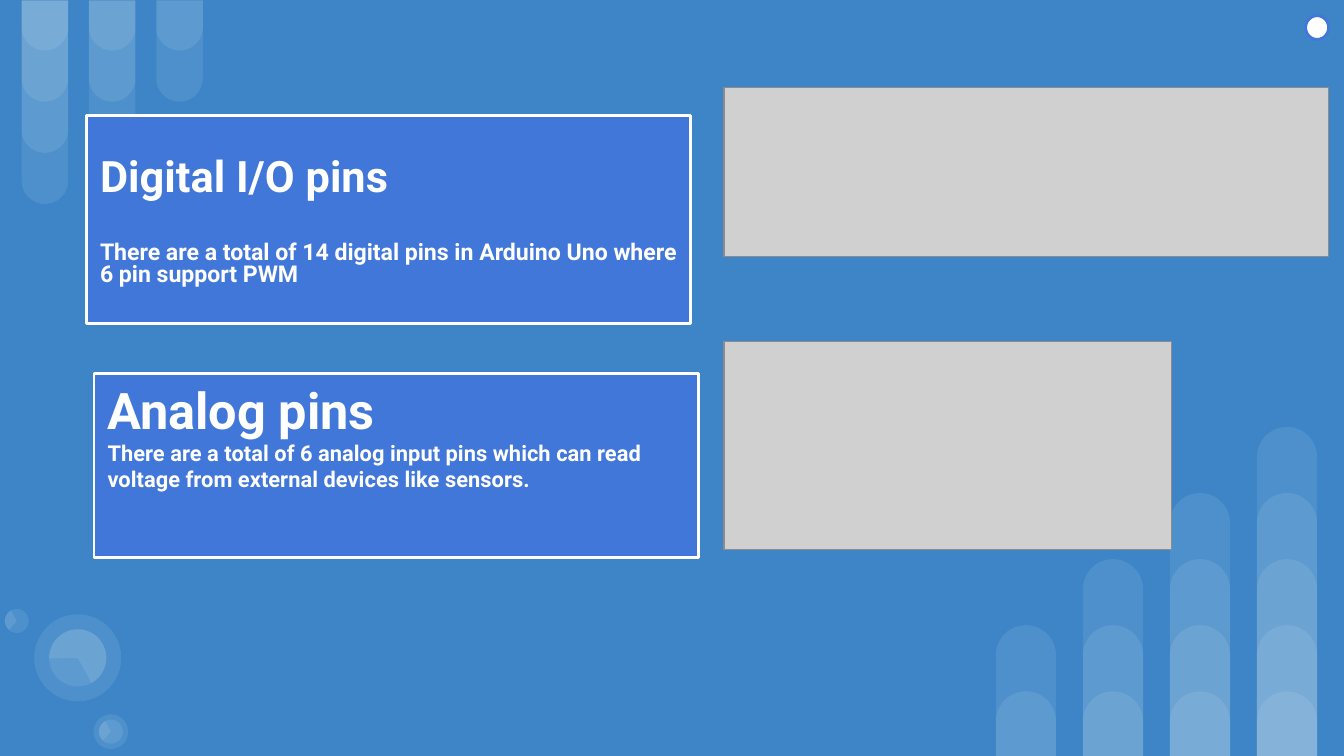
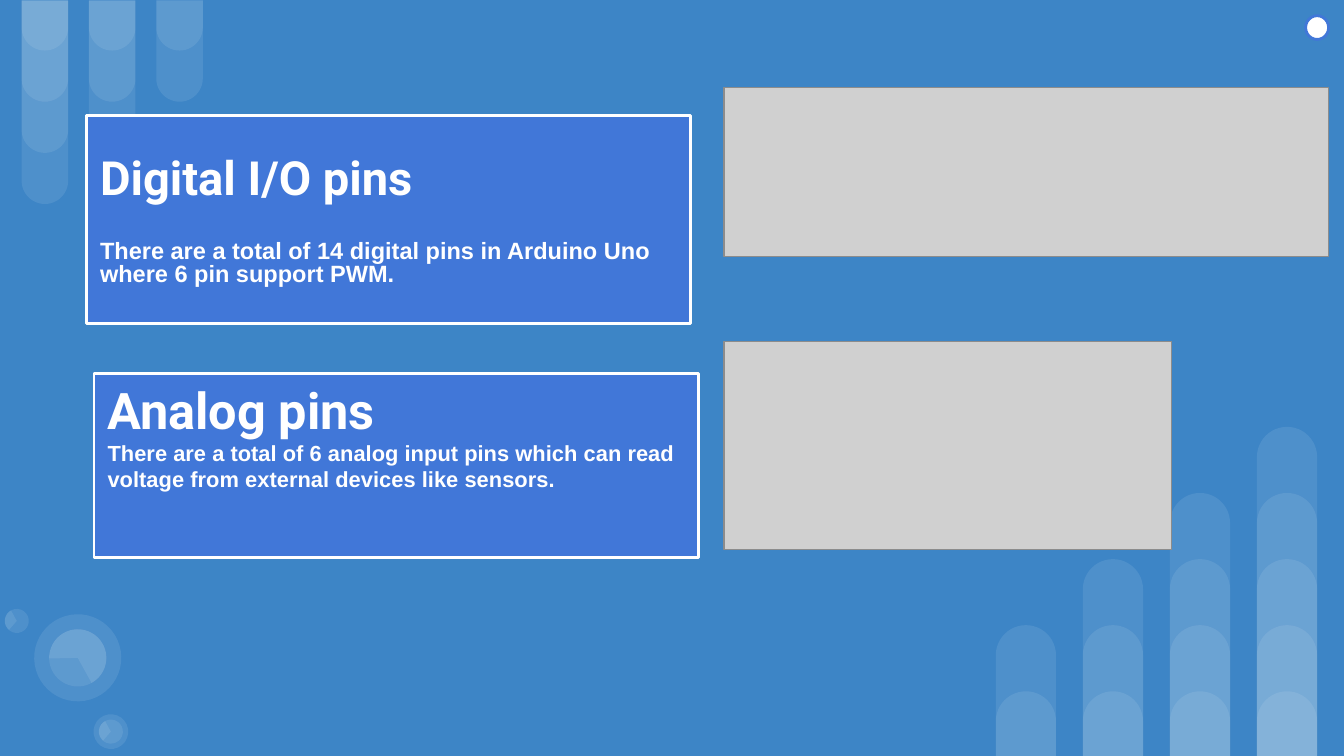
Before and after one commit to sajinamatya/Fake_news-classification, a slide deck: slide 5 of New.pptx. Drawn at 1344x756 pixels with LibreOffice and Linux fonts; fonts in the diff are those of the drawing; grey boxes stand for pictures; background and template pictures are left out. Boxes give left, top, right and bottom in pixels: in the first picture for what was removed or moved away, otherwise in the second. Text is boxed around its words. In the diff, an @@ line names an element or a change of style, - is before the commit and + after.

```diff
--- a/New.pptx
+++ b/New.pptx
@@ text in rectangle at (100, 159, 412, 205): size 23.2 to 25.2 pt in "Digital I/O pins" @@
@@ text in rectangle at (100, 242, 650, 287): text changed; size 12.4 to 12.6 pt; font Roboto to Arial @@
-There are a total of 14 digital pins in Arduino Uno where 6 pin support PWM
+There are a total of 14 digital pins in Arduino Uno where 6 pin support PWM.
@@ title "Analog pins There are a ..." at (94, 374, 699, 556): font Roboto to Arial in "There are a total of 6 analog ..." @@
```
Also in this commit, not shown: 12 other slides changed.
